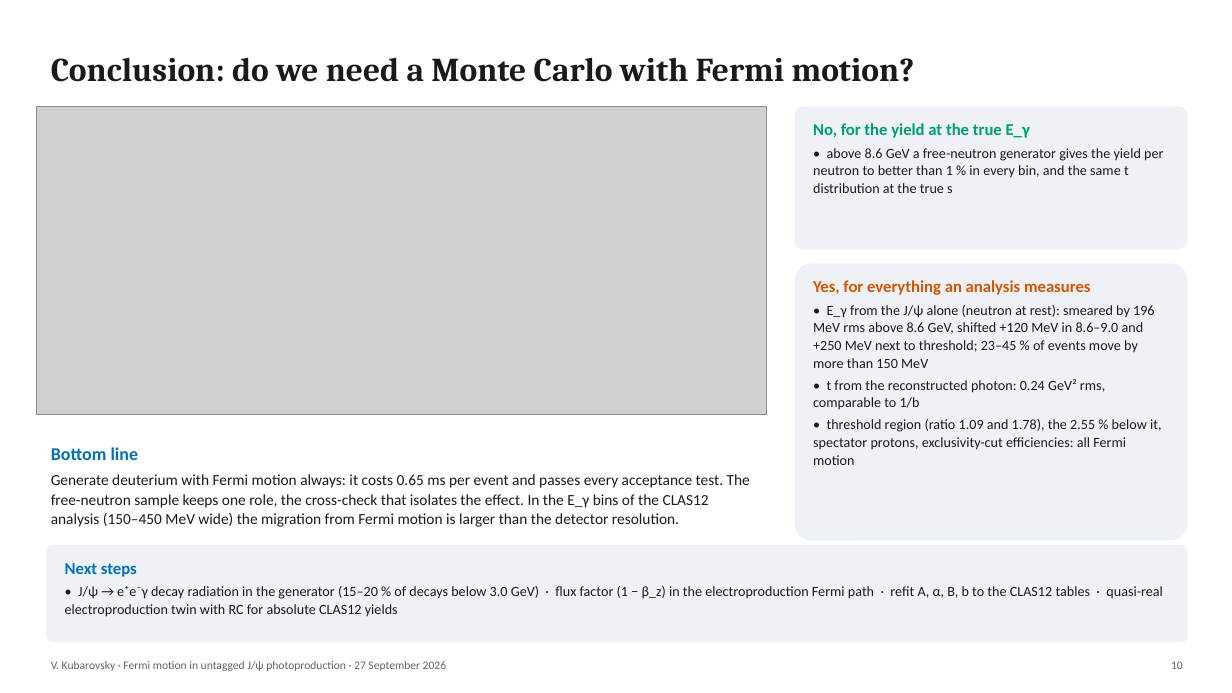
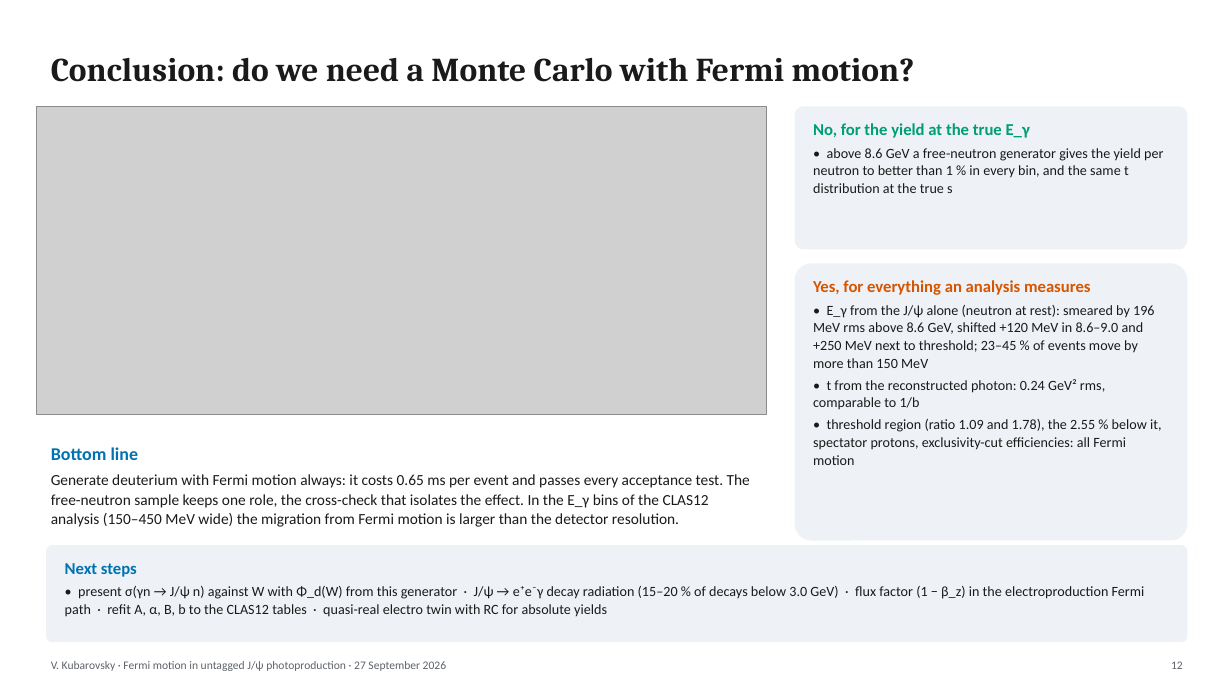
Before and after one commit to vkubarovsky/exclurad_py, a slide deck: slide 12 of docs/jpsi_fermi/talk/Jpsi_Fermi_photoproduction.pptx (slide 10 before the commit). Drawn at 1232x693 pixels with LibreOffice and Linux fonts; fonts in the diff are those of the drawing; grey boxes stand for pictures. Boxes give left, top, right and bottom in pixels: in the first picture for what was removed or moved away, otherwise in the second. Text is boxed around its words. In the diff, an @@ line names an element or a change of style, - is before the commit and + after.

```diff
--- a/docs/jpsi_fermi/talk/Jpsi_Fermi_photoproduction.pptx
+++ b/docs/jpsi_fermi/talk/Jpsi_Fermi_photoproduction.pptx
@@ text at (65, 586, 1145, 617): text changed @@
-• J/ψ → e⁺e⁻γ decay radiation in the generator (15–20 % of decays below 3.0 GeV) · flux factor (1 − β_z) in the electroproduction Fermi path · refit A, α, B, b to the CLAS12 tables · quasi-real electroproduction twin with RC for absolute CLAS12 yields
+• present σ(γn → J/ψ n) against W with Φ_d(W) from this generator · J/ψ → e⁺e⁻γ decay radiation (15–20 % of decays below 3.0 GeV) · flux factor (1 − β_z) in the electroproduction Fermi path · refit A, α, B, b to the CLAS12 tables · quasi-real electro twin with RC for absolute yields
@@ text at (1171, 661, 1183, 669): text changed @@
-10
+12
```
Also in this commit, not shown: 2 slides added, 9 other files.
